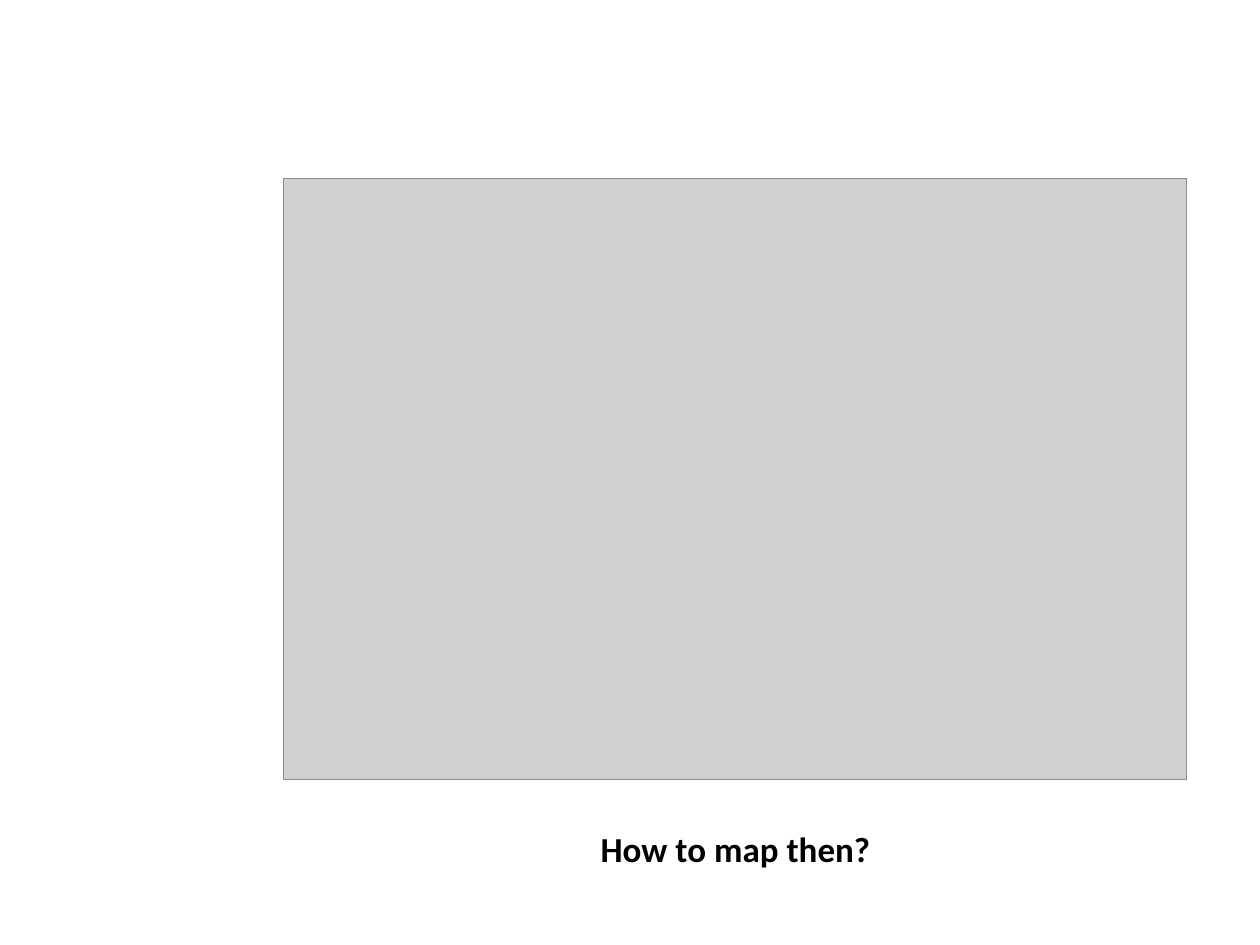
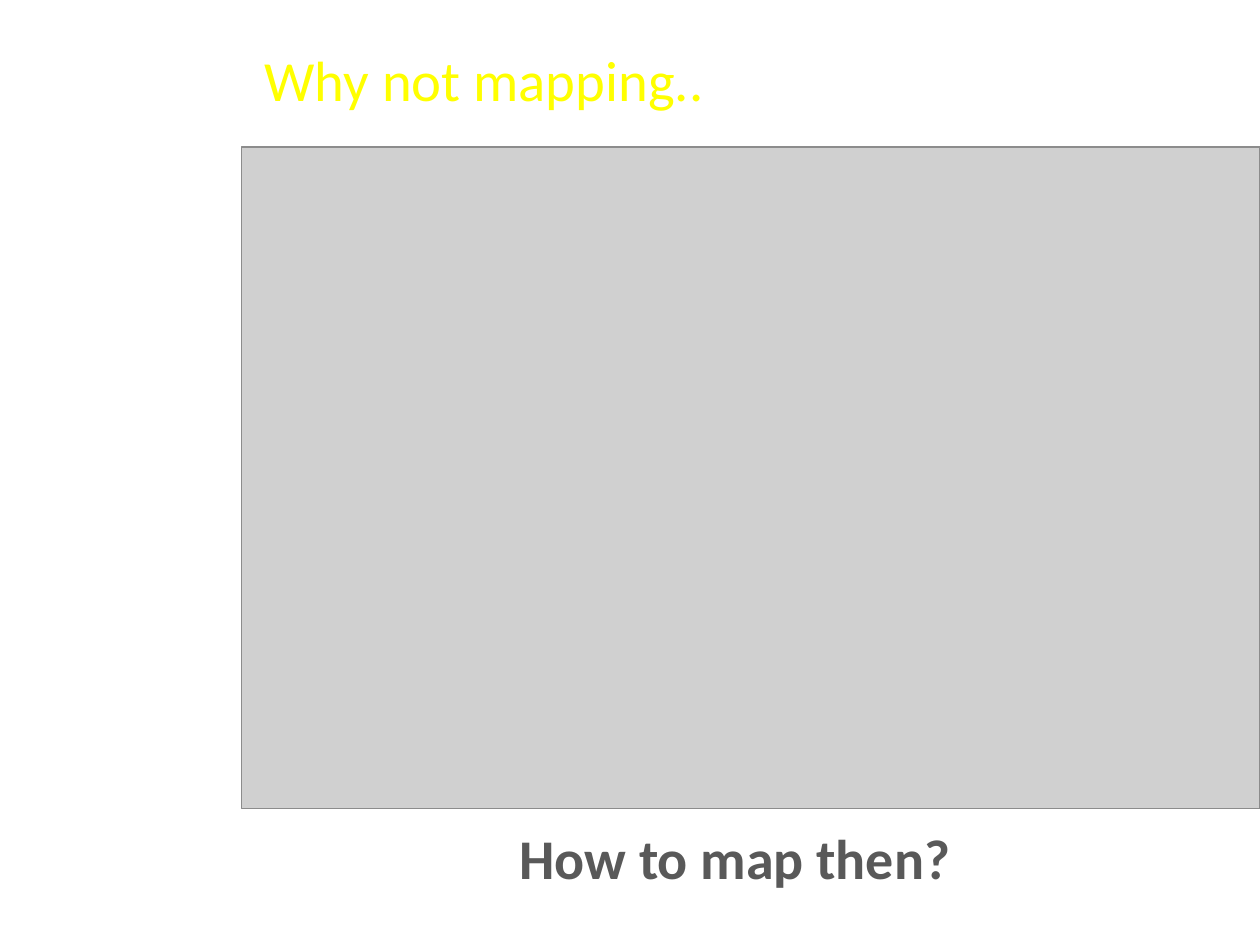
Before and after one commit to FeedMapping/Schema, a slide deck: slide 11 of slide/ppt/Mapping-Ideas.pptx (slide 9 before the commit). Drawn at 1260x945 pixels with LibreOffice and Linux fonts; fonts in the diff are those of the drawing; grey boxes stand for pictures; background and template pictures are left out. Boxes give left, top, right and bottom in pixels: in the first picture for what was removed or moved away, otherwise in the second. Text is boxed around its words. In the diff, an @@ line names an element or a change of style, - is before the commit and + after.

```diff
--- a/slide/ppt/Mapping-Ideas.pptx
+++ b/slide/ppt/Mapping-Ideas.pptx
@@ text added at (x1=265, y1=61, x2=704, y2=111), 32.4 pt, text #FFFF00 @@
+Why not mapping..
@@ picture resized from (x1=284, y1=179, x2=1187, y2=780) to (x1=242, y1=147, x2=1260, y2=809) @@
@@ title "How to map then?" moved from (x1=601, y1=837, x2=871, y2=868) to (x1=519, y1=839, x2=950, y2=888) @@
@@ title "How to map then?" at (x1=519, y1=839, x2=950, y2=888): size 20 to 32 pt, text colour #000000 to #595959; alignment left to centre @@
```
Also in this commit, not shown: 10 other slides changed, 10 slides added, 12 slides removed.
